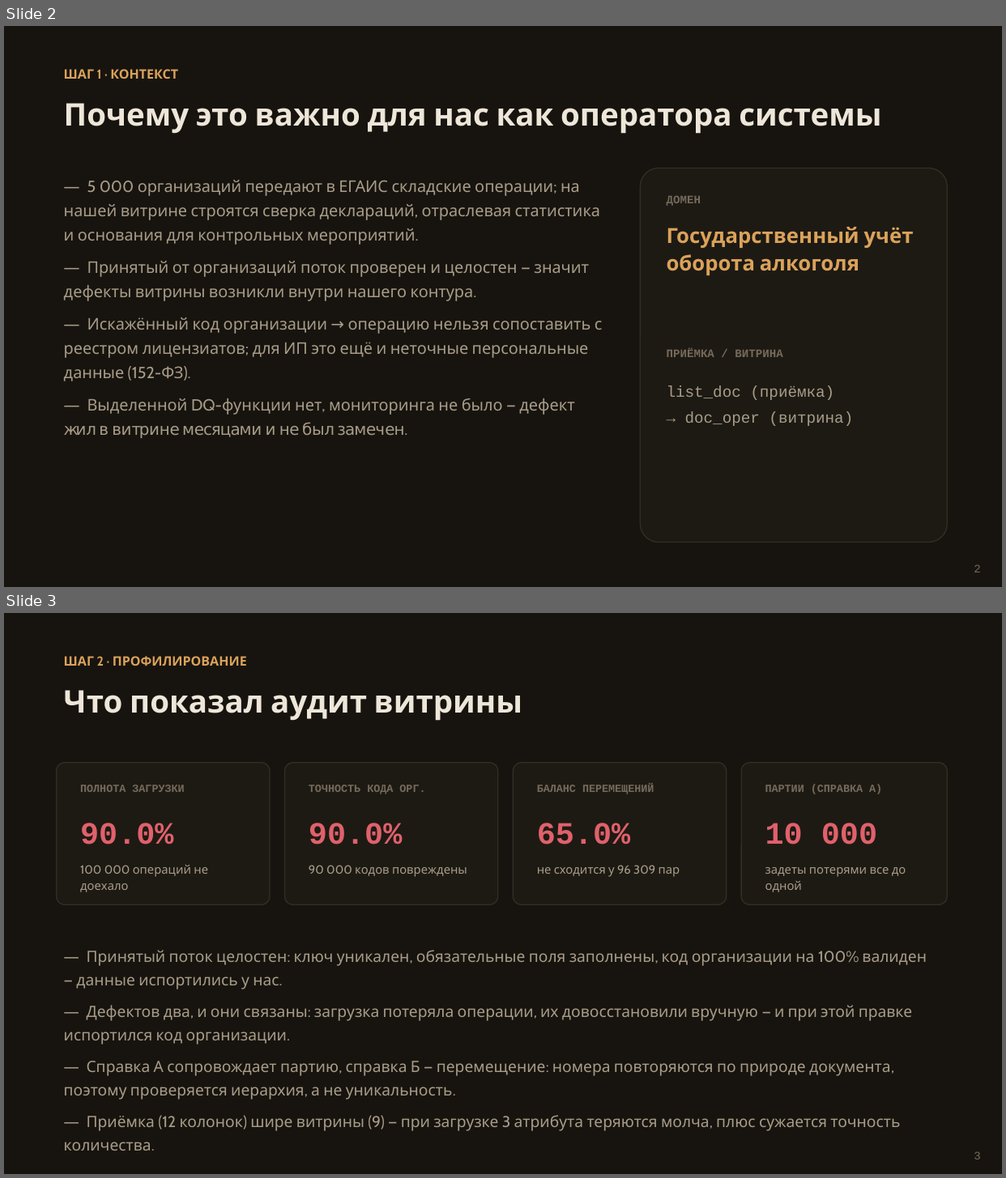
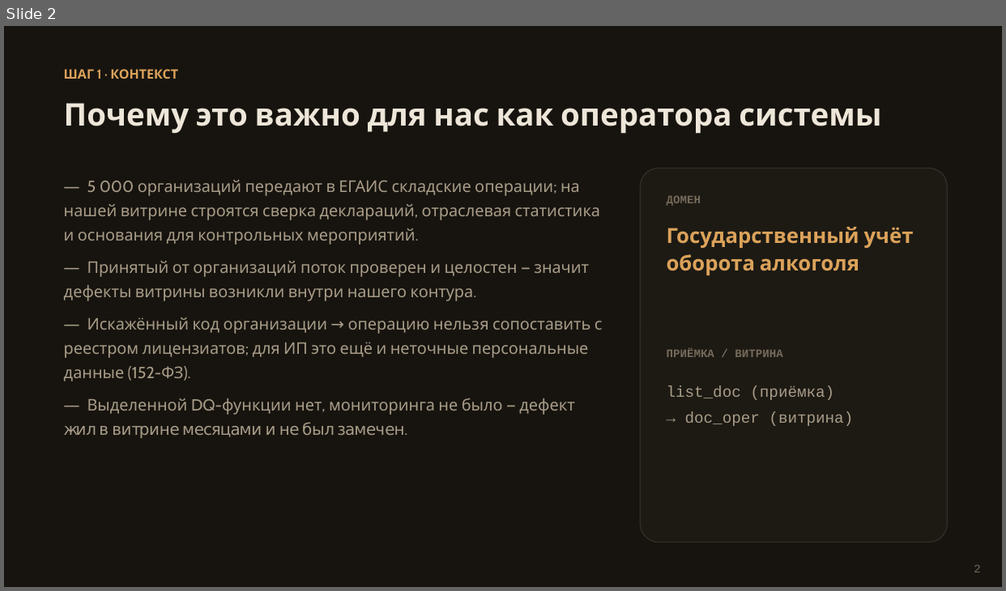
Before and after one commit to SerDizRu/dq-egais-audit, a slide deck: presentation/presentation.pptx. Shown one above the other, each under a label of ours: slides 2 and 3 before the commit, slide 2 after it. The pictures are 1006x1178 and 1006x591 pixels, drawn with LibreOffice and Linux fonts; fonts in the diff are those of the drawing. Boxes give left, top, right and bottom in pixels: in the first picture for what was removed or moved away, otherwise in the second. Text is boxed around its words. In the diff, an @@ line names an element or a change of style, - is before the commit and + after.

```diff
--- a/presentation/presentation.pptx
+++ b/presentation/presentation.pptx
@@ slide 3 removed at (4,613,1002,1174), background #17140F @@
@@ text removed at (64,656,247,666) @@
-ШАГ 2 · ПРОФИЛИРОВАНИЕ
@@ text removed at (64,690,522,721) @@
-Что показал аудит витрины
@@ rounded rectangle removed at (57,763,270,905) @@
@@ rounded rectangle removed at (285,763,498,905) @@
@@ rounded rectangle removed at (513,763,727,905) @@
@@ rounded rectangle removed at (741,763,948,905) @@
@@ text removed at (80,785,184,792) @@
-ПОЛНОТА ЗАГРУЗКИ
@@ text removed at (309,785,425,794) @@
-ТОЧНОСТЬ КОДА ОРГ.
@@ text removed at (537,785,654,794) @@
-БАЛАНС ПЕРЕМЕЩЕНИЙ
@@ text removed at (765,785,882,794) @@
-ПАРТИИ (СПРАВКА А)
@@ text removed at (80,823,173,845) @@
-90.0%
@@ text removed at (309,823,402,845) @@
-90.0%
@@ text removed at (537,823,630,845) @@
-65.0%
@@ text removed at (765,823,877,845) @@
-10 000
@@ text removed at (80,865,208,892) @@
-100 000 операций не доехало
@@ text removed at (309,865,467,877) @@
-90 000 кодов повреждены
@@ text removed at (537,865,680,877) @@
-не сходится у 96 309 пар
@@ text removed at (765,867,906,892) @@
-задеты потерями все до одной
@@ text removed at (64,950,927,1131) @@
-― Принятый поток целостен: ключ уникален, обязательные поля заполнены, код организации на 100% валиден — данные испортились у нас.
-― Дефектов два, и они связаны: загрузка потеряла операции, их довосстановили вручную — и при этой правке испортился код организации.
-― Справка А сопровождает партию, справка Б — перемещение: номера повторяются по природе документа, поэтому проверяется иерархия, а не уникальность.
-― Приёмка (12 колонок) шире витрины (9) — при загрузке 3 атрибута теряются молча, плюс сужается точность количества.
@@ text removed at (974,1152,980,1160) @@
-3
```
Also in this commit, not shown: 3 slides changed, 2 slides added, 1 other slide removed, 5 other files.
